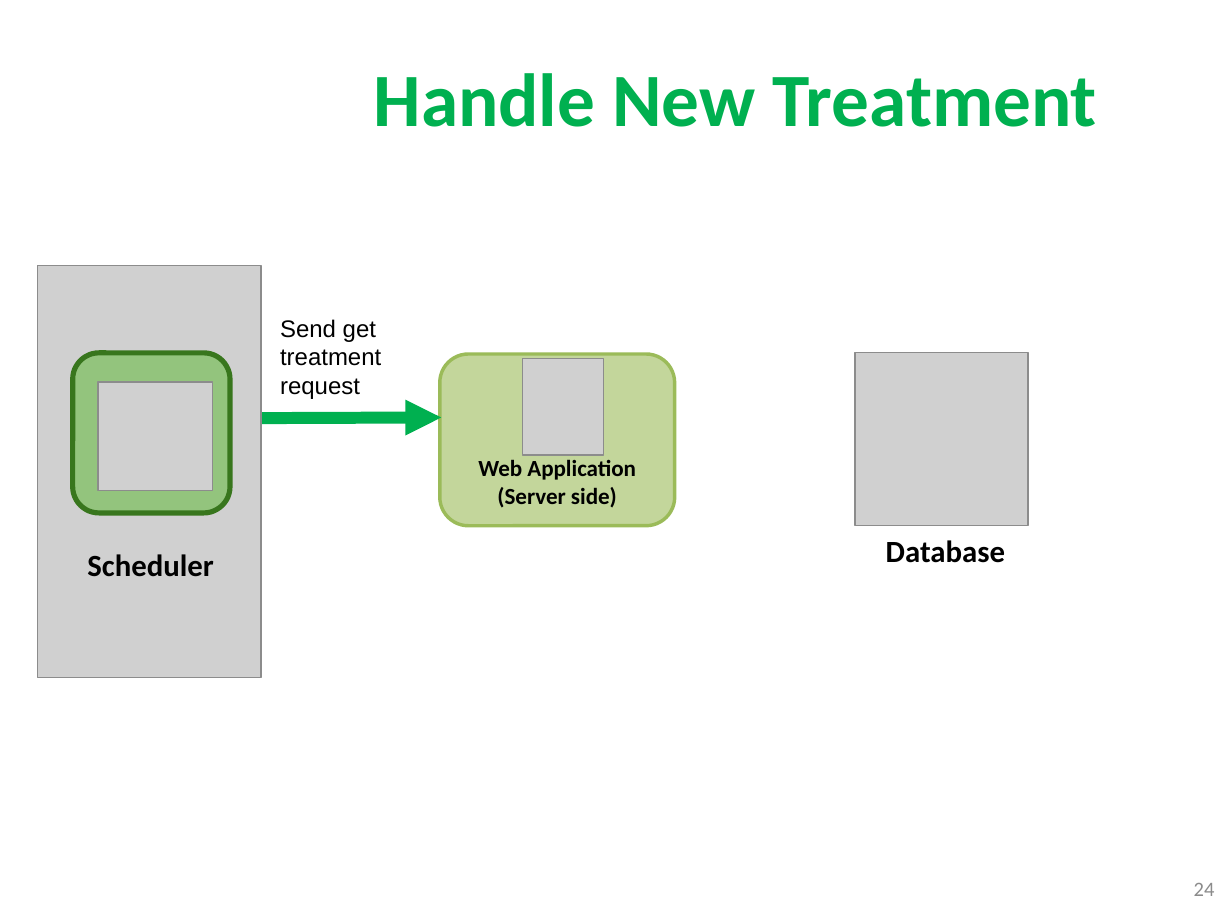
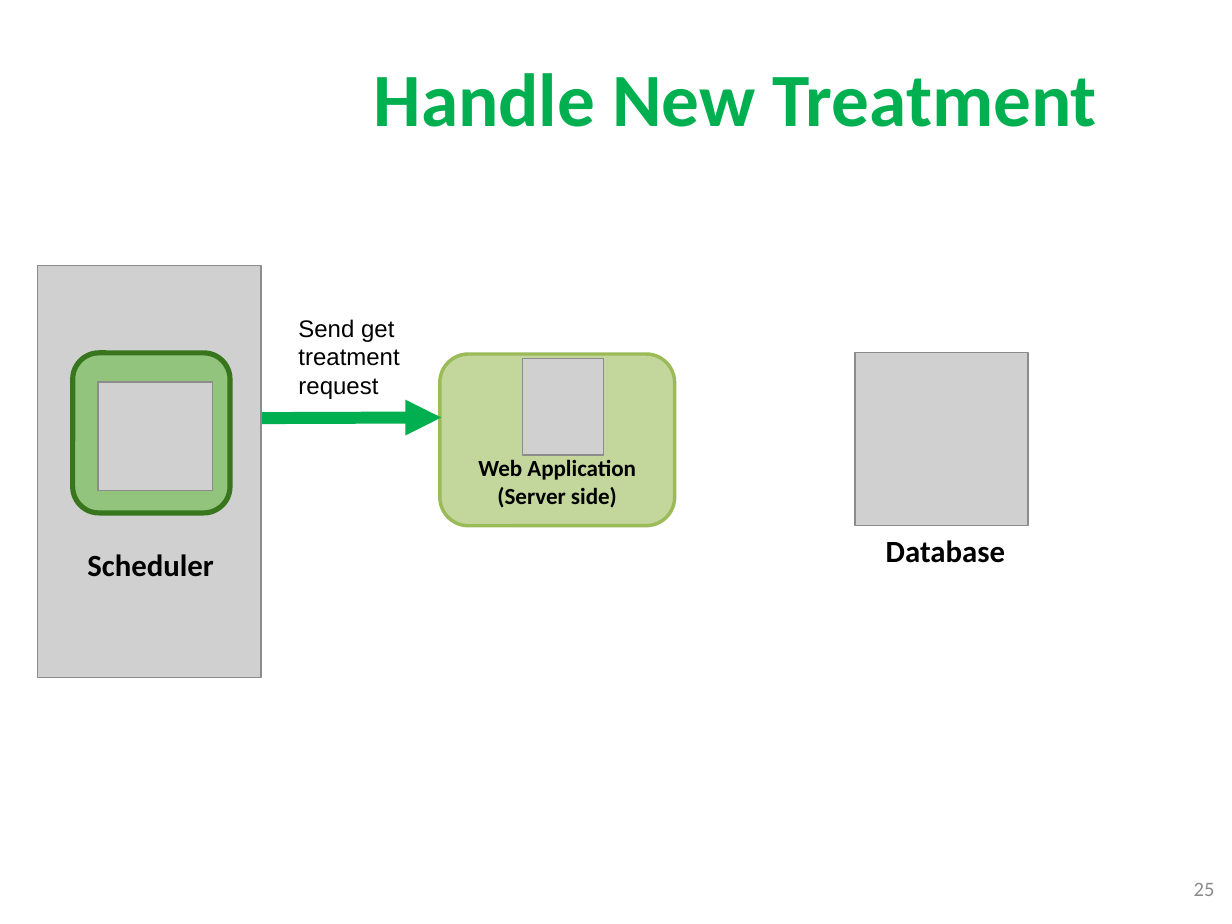
Before and after one commit to quantdse60878/HSTS, a slide deck: slide 25 of docs/Temperature Presentation/Khuong/khuong3.pptx (slide 24 before the commit). Drawn at 1232x924 pixels with LibreOffice and Linux fonts; fonts in the diff are those of the drawing; grey boxes stand for pictures; background and template pictures are left out. Boxes give left, top, right and bottom in pixels: in the first picture for what was removed or moved away, otherwise in the second. Text is boxed around its words. In the diff, an @@ line names an element or a change of style, - is before the commit and + after.

```diff
--- a/docs/Temperature Presentation/Khuong/khuong3.pptx
+++ b/docs/Temperature Presentation/Khuong/khuong3.pptx
@@ text "Send get treatment request": place and size @@
-text "Send get treatment request" at <box>280,319,381,399</box>
+text "Send get treatment request" at <box>298,319,399,399</box>
@@ page number at <box>1194,883,1215,896</box>: text changed @@
-24
+25
```
Also in this commit, not shown: 25 other slides changed, 2 slides added, 6 slides removed.
